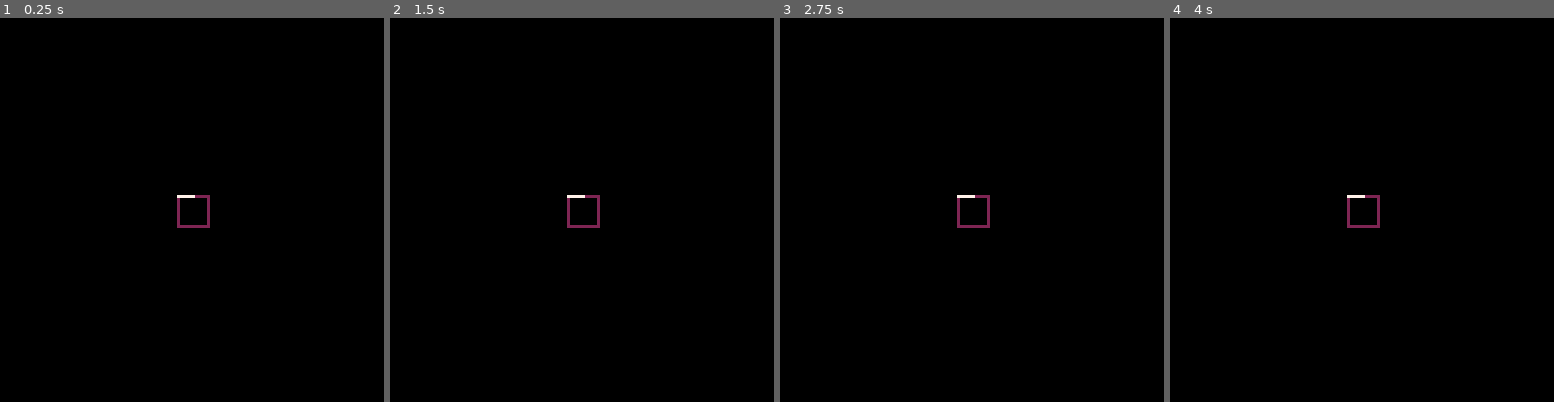
Above: before the commit, frames 1-4 (left to right).
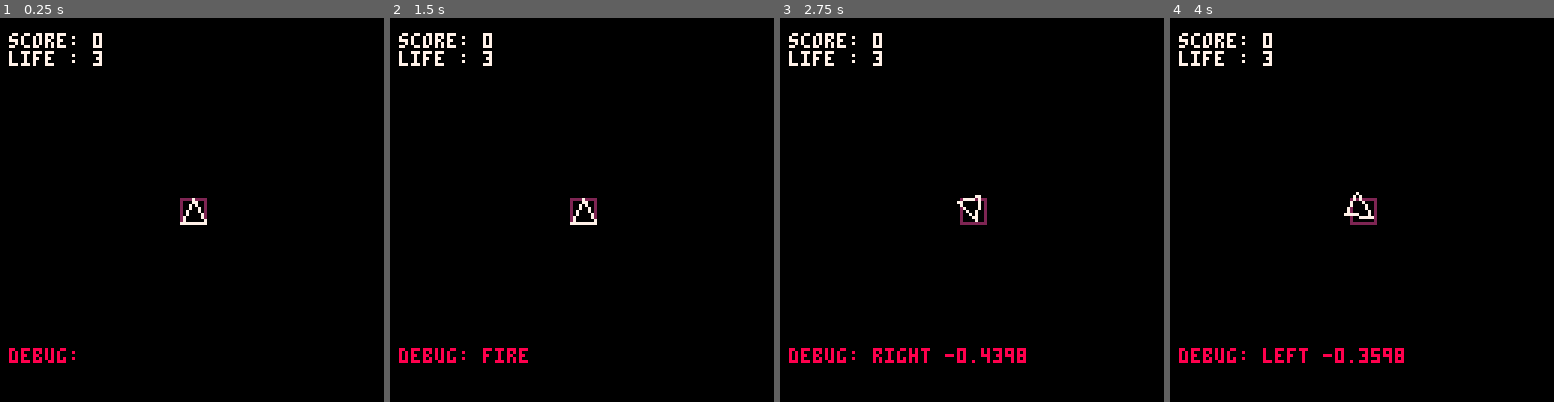
Above: after the commit, the same moments.

Repository: devcherchecollegue-org/back-to-the-90s
Game: PICO-8 cartridge asteroid.p8
Same seed, same stepped clock (60 frames per second), same inputs: the game is played once before the commit and once after it.
Inputs:
- Up to frame 1 (0.25 s): no input
- Up to frame 2 (1.5 s): tap X (X key) at 0.33, 1.07 s
- Up to frame 3 (2.75 s): hold Right 1.6-2.1 s; tap X (X key) at 1.85 s; hold Up 2.15-2.42 s; hold Right from 2.47 s (still down)
- Up to frame 4 (4 s): tap X (X key) at 2.97 s; release Right at 3.03 s; hold Left 3.08-3.58 s

The runs differ from the first frame. In frame 1, 1.5% of the frame differs, in the area x 2-55%, y 3-90%; in frame 2, 1.7%; in frame 3, 2.1%, in the area x 2-65%, y 3-90%; in frame 4, 2.1%.

Commit message:
j'aurai du save avant de push ...

Diff:
--- a/asteroid.p8
+++ b/asteroid.p8
@@ -1,14 +1,30 @@
 pico-8 cartridge // http://www.pico-8.com
 version 32
 __lua__
+isdebug=1
 px, py = 64, 64
-pvel, pdir = 0,0
+pvx, pvy = 0,0
+pangle = 0.0
+pgeom={
+{{0,-1},{-1,1}},
+{{-1,1},{1,1}},
+{{1,1},{0,-1}}
+}
+psize = 4
+score, life = 0, 3
+debug = ""
+rotspeed=0.02
 
 function _init()
 	cls()
 end
 
 function _update()
+	cls()
+ -- player collision
+ 			-- kill if hit by asteroid
+
+ -- player event
 	if(btn(⬅️)) then turn_left() end
 	if(btn(➡️)) then turn_right() end
 	if(btn(⬆️)) then accel() end
@@ -17,23 +33,49 @@
 
 function _draw()
 	draw_player()
+	draw_text()
 end
 
 function draw_player()
-	rect(px-5,py-5,px+5,py+5,2)
-	line(px,py-5,px-5,py-5,7)
+	--hitbox
+	rect(px-psize,py-psize,
+					 px+psize,py+psize,2)
+	--spaceship
+	for p in all(pgeom) do
+		line(
+			(((cos(pangle)*p[1][1])-(sin(pangle))*p[1][2])*psize) + px,
+			(((sin(pangle)*p[1][1])+(cos(pangle))*p[1][2])*psize) + py,
+			(((cos(pangle)*p[2][1])-(sin(pangle))*p[2][2])*psize) + px,
+			(((sin(pangle)*p[2][1])+(cos(pangle))*p[2][2])*psize) + py,
+			7
+		)
+	end
+end
+
+function draw_text()
+	print("score: "..score, 3,5)
+	print("life : "..life, 3,11)
+	if(isdebug == 1) then
+		print("debug: "..debug, 3,110,8)
+ end
 end
 
 function turn_left()
+	debug="left "..pangle
+	pangle += rotspeed
 end
 
 function turn_right()
+	debug="right "..pangle
+	pangle-= rotspeed
 end
 
 function accel()
+ debug="accel"
 end
 
 function fire()
+ debug="fire"
 end
 
 __gfx__
